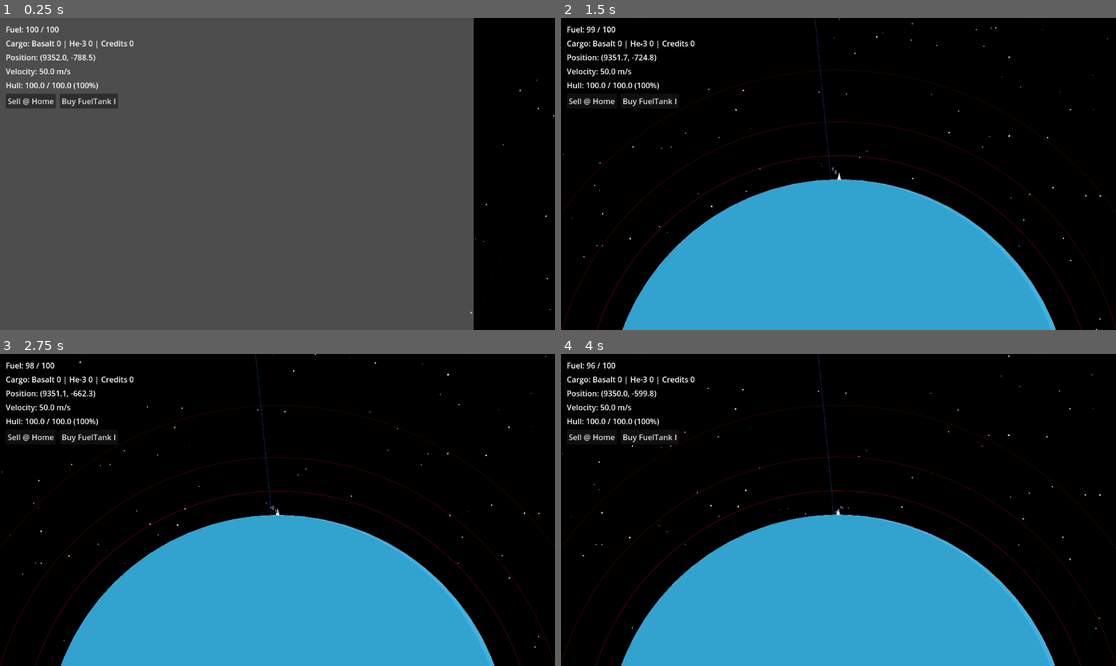
Above: before the commit, frames 1-4 (two rows, left to right).
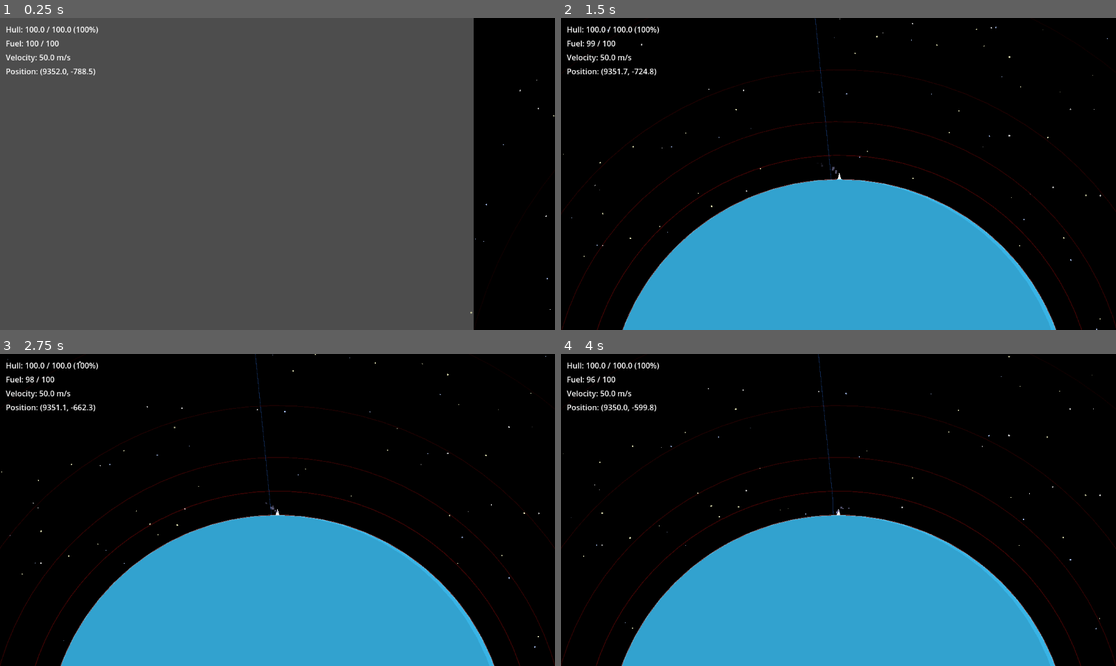
Above: after the commit, the same moments.

Repository: orrybaram/retrograde
Game: Godot game, scene res://scenes/Main.tscn
The game is run twice, just before and just after one commit, with the same random seed, the same clock (stepped at 60 frames per second) and the same inputs.
Inputs:
- Up to frame 1 (0.25 s): no input
- Up to frame 2 (1.5 s): hold Right (turn_right) 0.53-1.28 s; hold Space (boost) 0.53-1.28 s; hold Down (reverse_thrust) from 1.28 s (still down); tap Space (boost) at 1.35 s
- Up to frame 3 (2.75 s): release Down (reverse_thrust) at 2.03 s; hold Right (turn_right) from 2.03 s (still down); hold Space (boost) from 2.03 s (still down)
- Up to frame 4 (4 s): release Right (turn_right) at 2.78 s; release Space (boost) at 2.78 s; hold Down (reverse_thrust) 2.78-3.53 s; tap Space (boost) at 2.85 s; hold Left (turn_left) from 3.53 s (still down); hold Space (boost) from 3.53 s (still down)

The runs differ from the first frame. In frame 1, 1.8% of the frame differs, in the area x 1-25%, y 2-29%; in frame 2, 1.9%; in frame 3, 1.7%; in frame 4, 2.1%, in the area x 0-100%, y 0-100%.

Commit message:
feat: add sun station

Diff:
--- a/Entities/Planet/Planet.gd
+++ b/Entities/Planet/Planet.gd
@@ -4,6 +4,7 @@
 @export var radius: float = 160.0
 @export var gravitational_constant: float = 4.0  # G constant for scaling
 @export var color: Color = Color(0.15, 0.6, 0.9) : set = _set_color
+@export var massMultiplier: float = 1.0;
 
 # Orbital parameters
 @export var orbital_distance: float = 500.0  # Distance from parent planet center
@@ -12,12 +13,18 @@
 @export var eccentricity: float = 0.0  # 0.0 for circular, >0.0 for elliptical (0.0-1.0)
 @export var enable_orbiting: bool = true  # Toggle to enable/disable orbiting
 @export var show_orbit_path: bool = true : set = _set_show_orbit_path  # Toggle to show/hide orbit visualization
-
+@export var show_gravity_rings: bool = true : set = _set_show_gravity_rings
 @onready var gravity_field: Area2D = $"GravityField"
 @onready var orbit_visual: OrbitVisual = $"OrbitVisual"
+@onready var gravity_field_visual: GravityFieldVisual = $GravityField/CollisionShape2D/GravityFieldVisual
 
 var parent_planet: Planet = null
 var orbital_angle: float = 0.0
+
+func _set_show_gravity_rings(v: bool) -> void:
+	show_gravity_rings = v
+	if gravity_field_visual:
+		gravity_field_visual.visible = v
 
 func _set_color(c: Color) -> void:
 	color = c
@@ -36,10 +43,16 @@
 
 func _ready() -> void:
 	add_to_group("planets")
+
+	mass = massMultiplier * 1000000
+
 	# Set initial color on visual
 	var visual = get_node_or_null("Circle") as PlanetVisual
 	if visual:
 		visual.base_color = color
+
+	if gravity_field_visual:
+		gravity_field_visual.visible = show_gravity_rings
 
 	# Check if parent node is a Planet
 	var parent = get_parent()
--- a/Entities/Ship/Ship.gd
+++ b/Entities/Ship/Ship.gd
@@ -274,10 +274,10 @@
 				locked_offset_from_planet = Vector2.ZERO
 
 func _update_camera_shake(dt: float) -> void:
-	if not camera:
-		return
-
-	if want_boost and not is_destroyed:
+	if not camera or is_destroyed:
+		return
+
+	if want_boost and want_thrust:
 		# Apply camera shake during boost
 		camera_shake_time += dt * camera_shake_speed
 		var shake_offset = Vector2(
--- a/scenes/Main.tscn
+++ b/scenes/Main.tscn
@@ -35,25 +35,34 @@
 
 [node name="Sun" parent="." instance=ExtResource("6")]
 position = Vector2(-648, 9)
-mass = 200000000.0
 radius = 1600.0
 color = Color(0.9577778, 0.8865211, 0.5121605, 1)
+massMultiplier = 800.0
 enable_orbiting = false
 show_orbit_path = false
 
+[node name="SunStation" parent="Sun" instance=ExtResource("6")]
+position = Vector2(0, 1893)
+radius = 15.0
+color = Color(0.13319641, 0.13319641, 0.13319638, 1)
+massMultiplier = 0.01
+orbital_distance = 1800.0
+orbital_speed = 0.45
+show_gravity_rings = false
+
 [node name="Earth" parent="Sun" instance=ExtResource("6")]
 position = Vector2(2859, -101)
-mass = 100000000.0
 radius = 800.0
 color = Color(0.22048637, 0.706052, 0.9013243, 1)
+massMultiplier = 100.0
 orbital_distance = 10000.0
 orbital_speed = 0.005
 
 [node name="Moon" parent="Sun/Earth" instance=ExtResource("6")]
 position = Vector2(700, -590)
-mass = 5000000.0
 radius = 300.0
 color = Color(0.88400614, 0.9361036, 0.9804601, 1)
+massMultiplier = 10.0
 orbital_distance = 4000.0
 orbital_speed = 0.01
 
--- a/ui/HUD.tscn
+++ b/ui/HUD.tscn
@@ -22,27 +22,29 @@
 layout_mode = 2
 theme_override_constants/separation = 6
 
+[node name="HullLabel" type="Label" parent="MarginContainer/VBoxContainer"]
+layout_mode = 2
+text = "Hull: 100 / 100"
+
 [node name="FuelLabel" type="Label" parent="MarginContainer/VBoxContainer"]
 layout_mode = 2
 text = "Fuel: 0 / 0"
 
-[node name="CargoLabel" type="Label" parent="MarginContainer/VBoxContainer"]
+[node name="VelocityLabel" type="Label" parent="MarginContainer/VBoxContainer"]
 layout_mode = 2
-text = "Cargo: -"
+text = "Velocity: 0.0 m/s"
 
 [node name="PositionLabel" type="Label" parent="MarginContainer/VBoxContainer"]
 layout_mode = 2
 text = "Position: (0, 0)"
 
-[node name="VelocityLabel" type="Label" parent="MarginContainer/VBoxContainer"]
+[node name="CargoLabel" type="Label" parent="MarginContainer/VBoxContainer"]
+visible = false
 layout_mode = 2
-text = "Velocity: 0.0 m/s"
-
-[node name="HullLabel" type="Label" parent="MarginContainer/VBoxContainer"]
-layout_mode = 2
-text = "Hull: 100 / 100"
+text = "Cargo: -"
 
 [node name="HBoxContainer" type="HBoxContainer" parent="MarginContainer/VBoxContainer"]
+visible = false
 layout_mode = 2
 theme_override_constants/separation = 8
 
